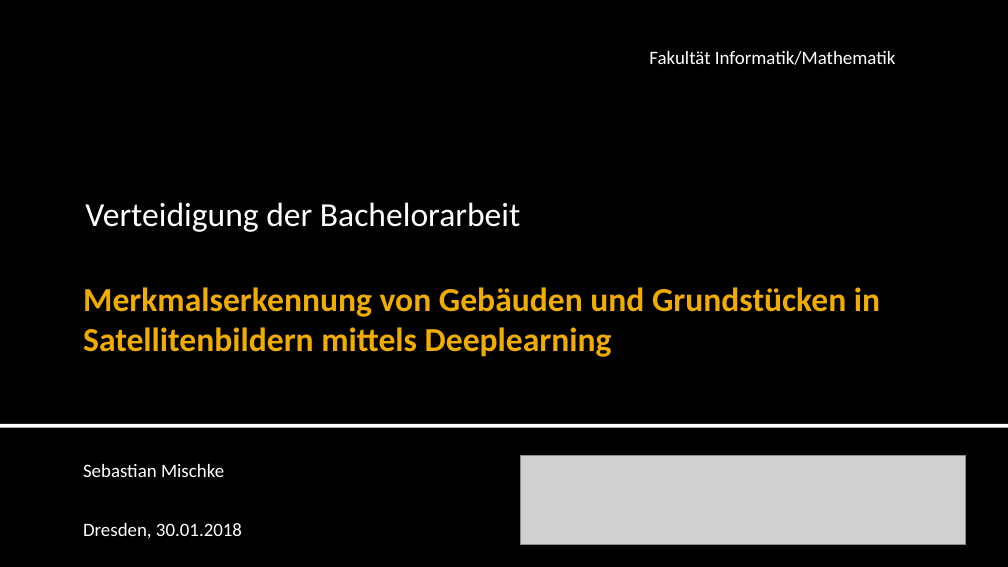
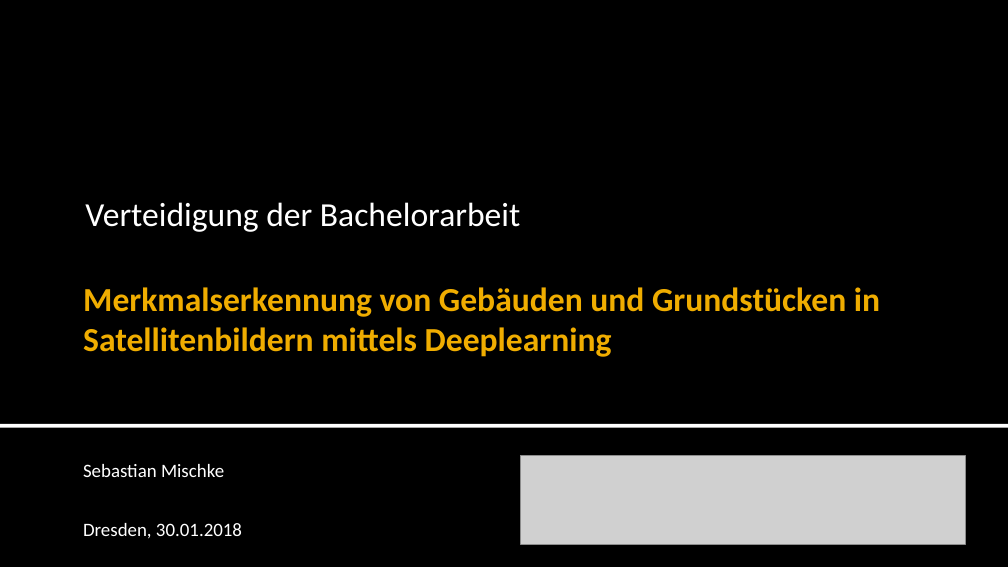
Before and after one commit to Saritus/bachelor-thesis, a slide deck: slide 1 of docs/verteidigung/Verteidigung.pptx. Drawn at 1008x567 pixels with LibreOffice and Linux fonts; fonts in the diff are those of the drawing; grey boxes stand for pictures. Boxes give left, top, right and bottom in pixels: in the first picture for what was removed or moved away, otherwise in the second. Text is boxed around its words. In the diff, an @@ line names an element or a change of style, - is before the commit and + after.

```diff
--- a/docs/verteidigung/Verteidigung.pptx
+++ b/docs/verteidigung/Verteidigung.pptx
@@ text removed at (x1=649, y1=51, x2=896, y2=65) @@
-Fakultät Informatik/Mathematik
```
Also in this commit, not shown: 10 other slides changed, 1 slide added, 1 other file.
